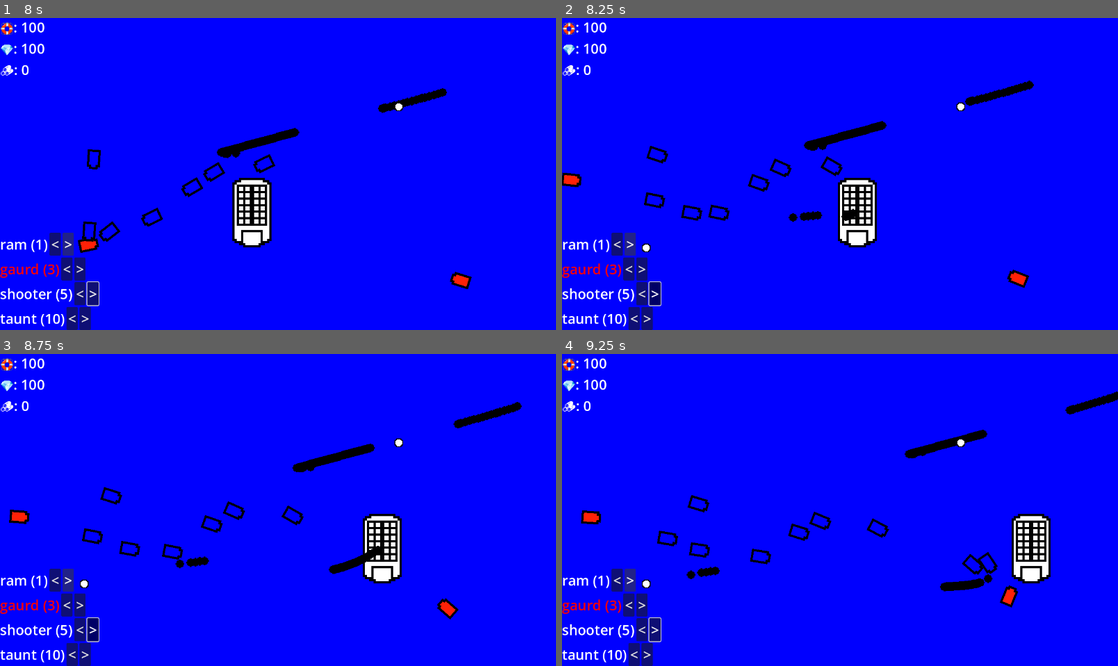
Above: before the commit, frames 1-4 (two rows, left to right).
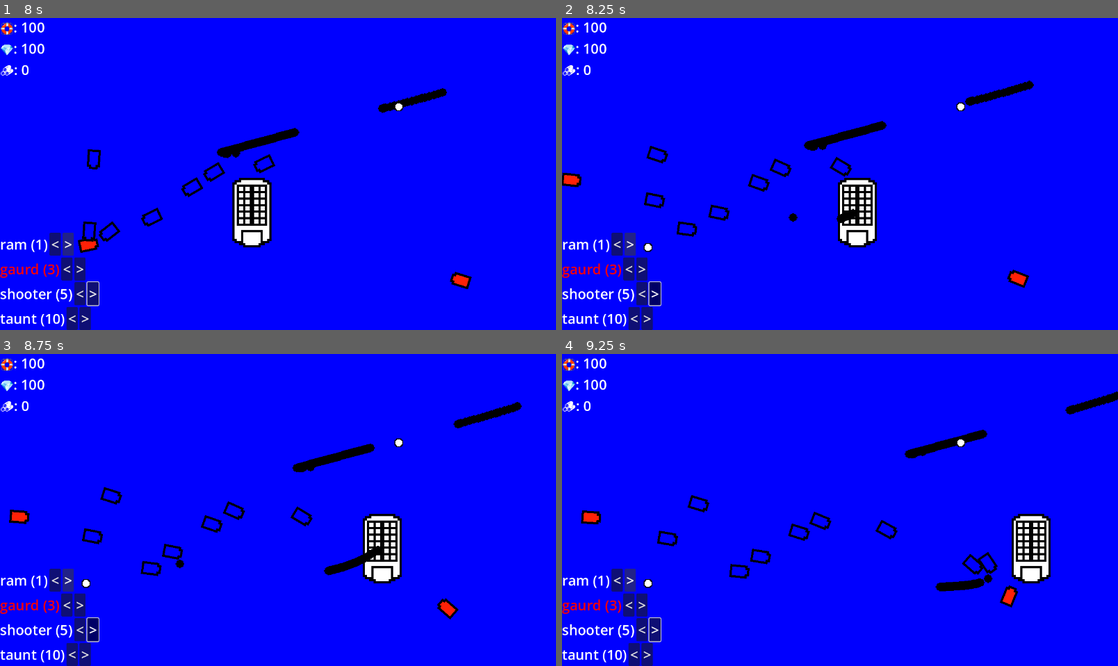
Above: after the commit, the same moments.

Repository: JoeyShapiro/ContainerCaptain
Game: Godot game, scene res://main.tscn
Two runs of this game, one before a commit and one after it. Both use one fixed random seed, a clock stepped at 60 frames per second and the inputs below.
Inputs:
- Up to frame 1 (8 s): click "<" at 0.5 s; click ">" at 1.25 s; tap Enter at 2 s; hold Space (shoot) 2.03-2.78 s; hold Right (menu_scale_up) 2.03-3.53 s; tap Space (shoot) every 1.5 s from 2.85 to 7.35 s; hold Space (shoot) 3.53-4.28 s; hold A (move_left) 3.53-5.03 s; hold Down (menu_down) 5.03-5.78 s; hold Space (shoot) 5.03-5.78 s; hold D (move_right) 5.78-6.53 s; hold Right (menu_scale_up) 6.53-7.28 s; hold Space (shoot) 6.53-7.28 s; hold D (move_right) from 7.28 s (still down)
- Up to frame 2 (8.25 s): keep holding D (move_right); hold Space (shoot) from 8.03 s (still down)
- Up to frame 3 (8.75 s): keep holding D (move_right); keep holding Space (shoot)
- Up to frame 4 (9.25 s): keep holding D (move_right); release Space (shoot) at 8.78 s; tap Space (shoot) at 8.85 s

Frame 1 is identical in both runs. In frame 2, 0.5% of the frame differs, in the area x 14-53%, y 44-76%; in frame 3, 0.5%; in frame 4, 0.5%, in the area x 14-69%, y 52-77%.
Error before the commit: Invalid access of index '0' on a base object of type: 'Array[Node]'. (res://main.gd:121)
Error after the commit: Invalid access of index '0' on a base object of type: 'Array[Node]'. (res://main.gd:128)

Commit message:
scale difficulty

Diff:
--- a/main.gd
+++ b/main.gd
@@ -3,6 +3,10 @@
 @export var mob_scene: PackedScene
 @export var droneRam_scene : PackedScene
 @export var drone_options : Array[Dictionary]
+
+@export var sfx_collect_gold : AudioStream
+@export var sfx_collect_res : AudioStream
+@export var sfx_pay_rent : AudioStream
 
 var timer
 var difficulty_scale
@@ -18,7 +22,7 @@
 - fix ui (look half decent)
 - clean functions
 - validate input and stuff (scaling ui)
-- scale difficulty
+- timer on hud
 - better art
 - more sounds
   - sound when pay
@@ -61,6 +65,7 @@
 func new_game():
 	timer = 0
 	difficulty_counter = 0
+	difficulty_scale = 0.5
 	$Player.start($PlayerStartPos.position)
 	$Difficulty.start()
 	$TimerMob.start()
@@ -73,6 +78,8 @@
 func _on_timer_mob_timeout():
 	# Create a new instance of the Mob scene.
 	var mob = mob_scene.instantiate()
+	mob.max_hull *= difficulty_scale
+	mob.damage *= difficulty_scale
 	#if len(get_tree().get_nodes_in_group('enemy')):
 	#	return
 
@@ -99,9 +106,9 @@
 
 func _on_difficulty_timeout():
 	difficulty_counter += 1
-	difficulty_scale = 3 * log(difficulty_counter + 1)
+	difficulty_scale = snapped(1 / (1+3*exp(-(difficulty_counter-3))), 0.01)
 	$TimerMob.wait_time = 4 / (1 * difficulty_scale)
-	print($TimerMob.wait_time)
+	print(difficulty_scale)
 
 func _on_player_hit():
 	$Hud.display_stats($Player.hull, $Player.gold, $Player.resources)
